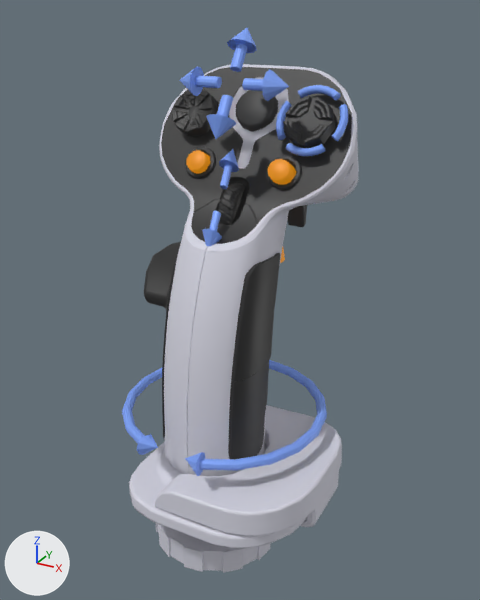
Before and after pictures for a commit that changed the glTF model public/solr.glb.
One viewpoint serves both versions: a camera (50 mm lens) standing at (10.85, -18.55, 11.36) and looking at (-0.1, 1.36, 1.4). Every picture has the same lights, and +X, +Y and +Z are marked at lower left. The older version comes first.

Names of what the first picture shows: 'A4', 'DefaultMaterialContainer', 'DefaultMaterialContainer1', 'MS_LR', 'MS_UD', 'ROCKER', 'btn_12', 'btn_16', 'btn_2', 'btn_6', 'group23_group22_pCylinder8' and 18 more.
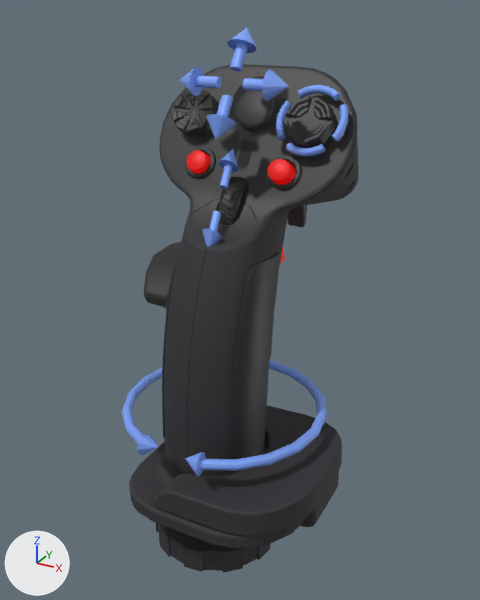
Boxes (x1, y1, x2, y2) around the edits, measured in the pictures (480 x 600 px):
'DefaultMaterialContainer', recoloured (light grey to dark grey): (129, 64, 359, 549) in both
'group23_group22_pCylinder8', recoloured (light grey to dark grey): (156, 523, 270, 573) in both
'btn_16', recoloured (orange to red): (268, 159, 296, 185) in both
'btn_12', recoloured (orange to red): (186, 150, 211, 174) in both
'btn_2', recoloured: (280, 247, 285, 263) in both

The edits, one by one:
In material 'red' (mat_red), emission_color goes from (0.35, 0.132, 0.0) (brown #a06600) to (0.35, 0.0, 0.0) (red #a00000).
Material 'deschis' (mat_deschis) changes colour from light grey #d8d8e4 to dark grey #303035; in linear values from (0.687, 0.687, 0.776) to (0.03, 0.03, 0.035).
